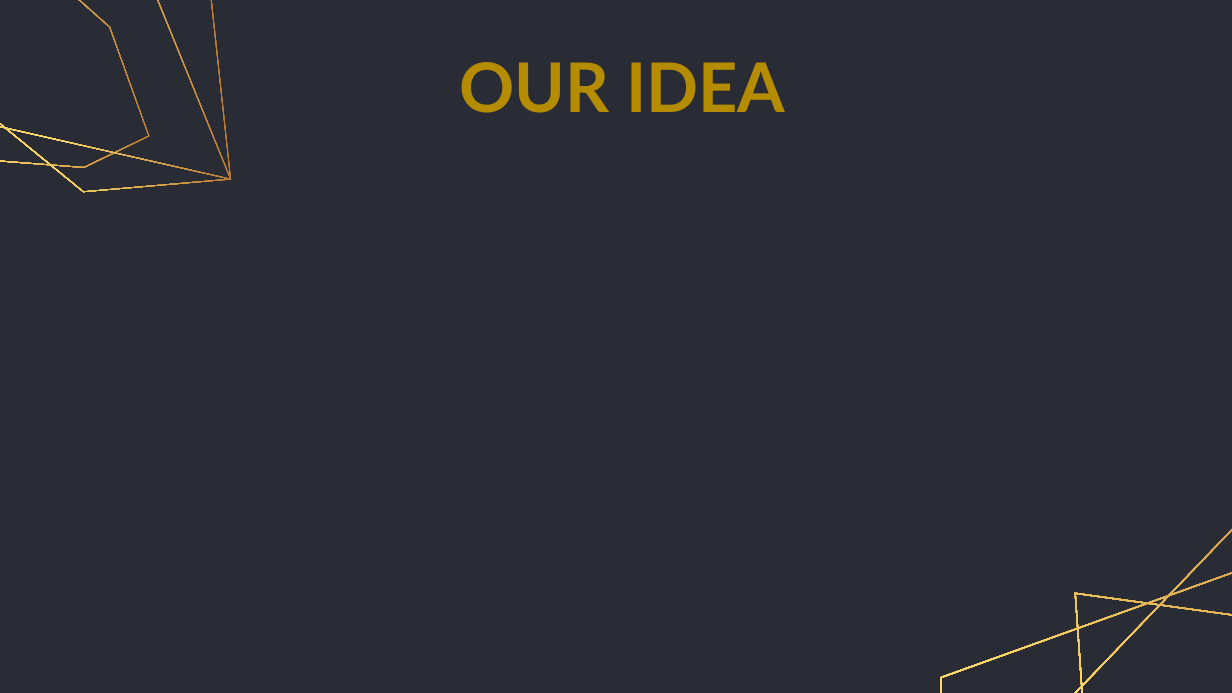
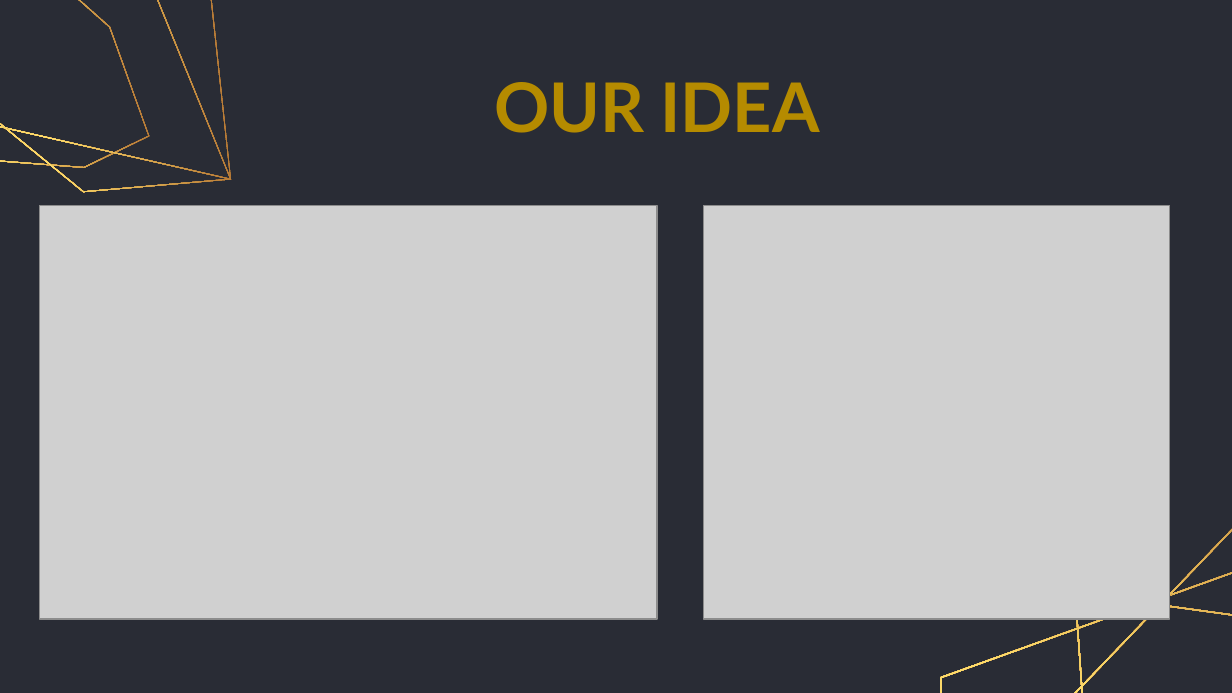
Before and after one commit to codingburgas/2223-educational-traveling-s-w-a-g, a slide deck: slide 3 of documents/s.w.a.g - Presentation.pptx. Drawn at 1232x693 pixels with LibreOffice and Linux fonts; fonts in the diff are those of the drawing; grey boxes stand for pictures. Boxes give left, top, right and bottom in pixels: in the first picture for what was removed or moved away, otherwise in the second. Text is boxed around its words. In the diff, an @@ line names an element or a change of style, - is before the commit and + after.

Commit message:
Update Presentation

```diff
--- a/documents/s.w.a.g - Presentation.pptx
+++ b/documents/s.w.a.g - Presentation.pptx
@@ title "OUR IDEA": place and size @@
-title "OUR IDEA" at [460, 62, 785, 113]
+title "OUR IDEA" at [494, 82, 820, 133]
@@ picture added at [39, 206, 657, 620] @@
@@ picture added at [703, 206, 1169, 620] @@
```
Also in this commit, not shown: 1 slide added.
